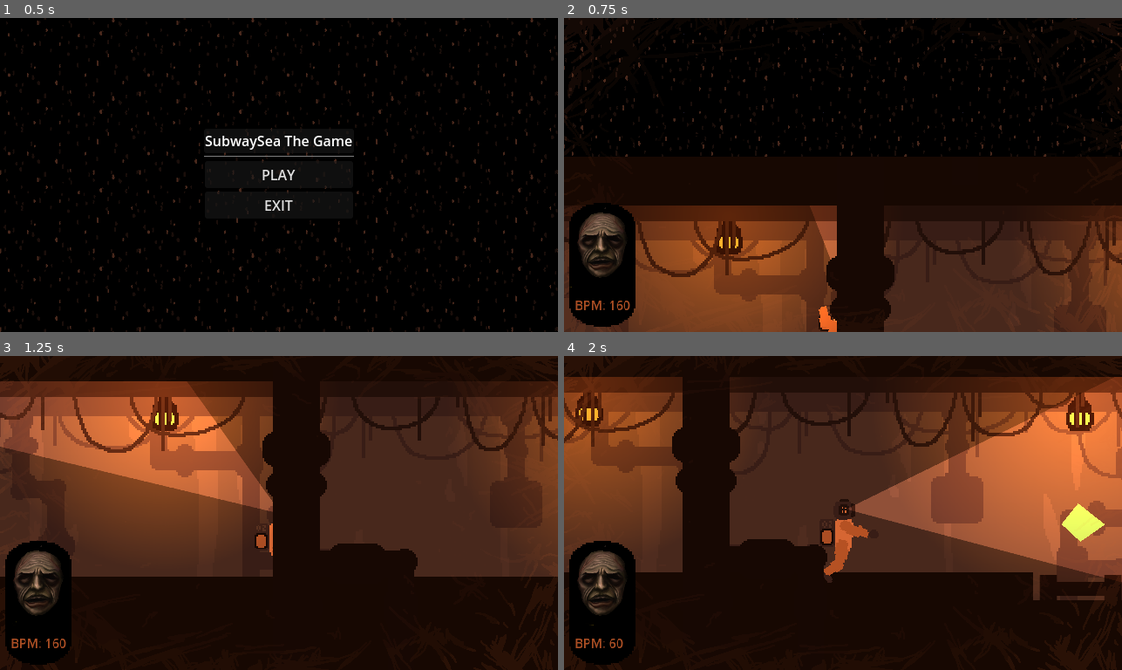
Above: before the commit, frames 1-4 (two rows, left to right).
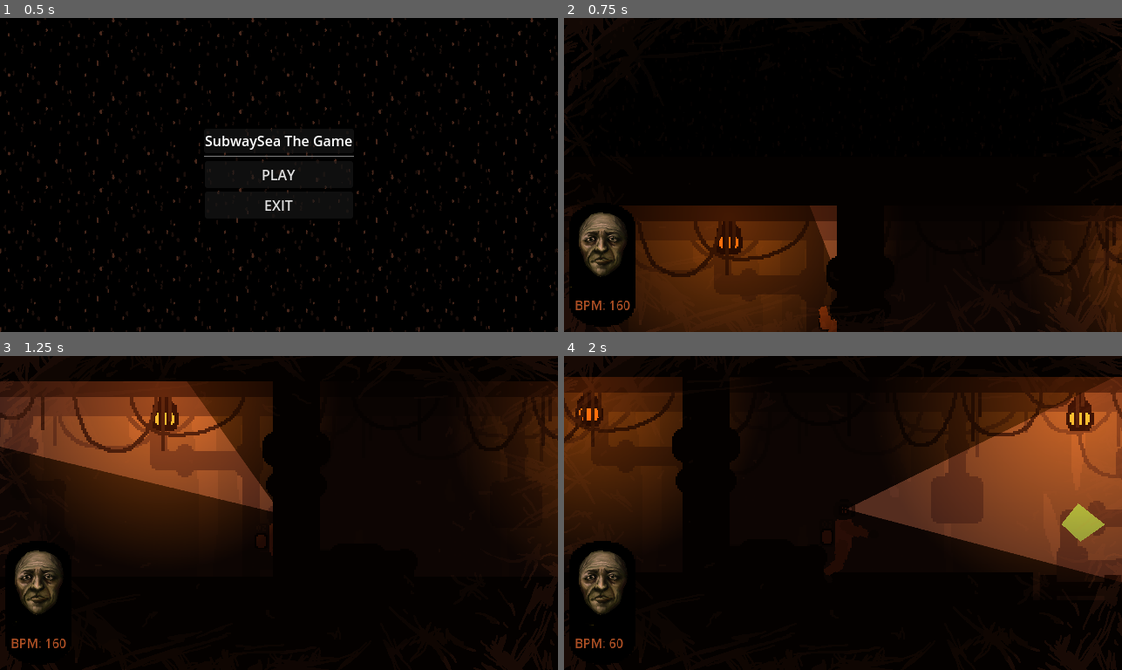
Above: after the commit, the same moments.

Repository: Parker-Vetter/SubwayUnderSea
Game: Godot game, scene res://Scenes/main_menu.tscn
Same seed, same stepped clock (60 frames per second), same inputs: the game is played once before the commit and once after it.
Inputs (mouse positions are in pixels of both pictures, inside the frame that each line leads up to):
- Up to frame 1 (0.5 s): no input
- Up to frame 2 (0.75 s): click "PLAY" at 0.5 s
- Up to frame 3 (1.25 s): no input
- Up to frame 4 (2 s): move the mouse to (965, 497) at 1.27 s; hold D (right) from 1.28 s (still down); tap Space (interact) at 1.35 s

Frame 1 is identical in both runs. In frame 2, 33% of the frame differs, in the area x 0-100%, y 0-100%; in frame 3, 54%; in frame 4, 54%, in the area x 0-100%, y 6-83%.

Commit message:
Implemented the sanity debuff area and tweaked some numbers around sanity

Diff:
--- a/subwaysea/Scenes/MainScene.tscn
+++ b/subwaysea/Scenes/MainScene.tscn
@@ -486,6 +486,7 @@
 
 [node name="Sanity Debuff Area" parent="SanitySystem" index="1"]
 visible = false
+monitoring = false
 
 [node name="CollisionPolygon2D" parent="SanitySystem/Sanity Debuff Area" index="0"]
 polygon = PackedVector2Array(-217, -125, 1336, -123, 1341, 228, 1805, 226, 1805, 484, 869, 492, 869, 598, 747, 599, 746.761, 487.658, -220, 491)
@@ -541,7 +542,6 @@
 position = Vector2(1928, 791)
 
 [node name="CanvasModulate" type="CanvasModulate" parent="."]
-visible = false
 color = Color(0.188235, 0.133333, 0.117647, 1)
 
 [connection signal="timeout" from="AttackTimer" to="." method="_on_attack_timer_timeout"]
--- a/subwaysea/Scenes/depth_gague.tscn
+++ b/subwaysea/Scenes/depth_gague.tscn
@@ -4,7 +4,7 @@
 
 [node name="depthGague" type="Node2D"]
 script = ExtResource("1_72gyq")
-depth = 300
+depth = 600
 
 [node name="Label" type="Label" parent="."]
 texture_filter = 1
--- a/subwaysea/Scripts/Sanity System/cat_photo.gd
+++ b/subwaysea/Scripts/Sanity System/cat_photo.gd
@@ -30,7 +30,7 @@
 		find_intersect()
 
 	sanity = clamp(intersect_area / total_area, 0, 1)
-	sanity_changed.emit(sanity)
+	sanity_changed.emit(sanity, delta)
 
 
 func find_intersect():
--- a/subwaysea/Scripts/Sanity System/sanity_system.gd
+++ b/subwaysea/Scripts/Sanity System/sanity_system.gd
@@ -2,39 +2,39 @@
 
 @onready var oxygen_system: Node2D = $"../OxygenSystem"
 @onready var face_display: Node2D = $"../FaceDisplay"
-@onready var light_system: Node2D = $"../LightParent"
 
 signal oxygen_multiplier_changed(new_multiplier)
 signal sanity_threshold_reached(threshold)
 
 var in_buff_area
 var in_debuff_area
-var sanity = 0.0
+var sanity = 70
 
 func _ready() -> void:
 	self.connect("sanity_threshold_reached", face_display._on_sanity_threshold_reached)
 
 func _process(delta: float) -> void:
-	passive_sanity_loss()
+	passive_sanity_loss(delta)
 
 	if in_buff_area:
-		add_sanity()
+		add_sanity(delta)
 	if in_debuff_area:
-		remove_sanity()
+		remove_sanity(delta)
 
 	sanity = clamp(sanity, 0, 70)
 	calculate_multiplier()
 	determine_sanity_threshold()
+	print(sanity)
 
+#tweak all of these values for to balance sanity
+func add_sanity(delta):
+	sanity += 2 * delta
 
-func add_sanity():
-	sanity += 0.1
+func remove_sanity(delta):
+	sanity -= 5 * delta
 
-func remove_sanity():
-	sanity -= 0.1
-
-func passive_sanity_loss():
-	sanity -= 0.1
+func passive_sanity_loss(delta):
+	sanity -= 0.6 * delta
 
 func calculate_multiplier():
 		var multiplier = 1 - sanity/70
@@ -42,11 +42,12 @@
 		oxygen_multiplier_changed.emit(multiplier)
 
 func determine_sanity_threshold():
-	var sanity_threshold
-	if sanity < 45:
-		sanity_threshold = "low"
-	else:
-		sanity_threshold = "high"
+	#none of this is needed for some reason, Why?
+	#var sanity_threshold
+	#if sanity < 45:
+		#sanity_threshold = "low"
+	#else:
+		#sanity_threshold = "high"
 	sanity_threshold_reached.emit(sanity)
 
 func _on_sanity_debuff_area_body_entered(body: Node2D) -> void:
@@ -69,5 +70,11 @@
 		in_buff_area = false
 
 
-func _on_cat_photo_sanity_changed(new_sanity: Variant) -> void:
-	sanity += 0.1 * new_sanity
+func _on_cat_photo_sanity_changed(new_sanity: Variant, delta) -> void:
+	sanity += 0.3 * new_sanity * delta
+
+func disable_debuff_area():
+	find_child("Sanity Debuff Area").monitoring = false
+
+func enable_debuff_area():
+	find_child("Sanity Debuff Area").monitoring = true
--- a/subwaysea/Scripts/lights.gd
+++ b/subwaysea/Scripts/lights.gd
@@ -1,6 +1,7 @@
 extends Node2D
 
 @onready var mainscene: Node2D = $".."
+@onready var sanity = $"../SanitySystem"
 @onready var onLight = load("res://assets/light_on.png")
 @onready var offLight = load("res://assets/light_off.png")
 
@@ -18,6 +19,7 @@
 		await awaitTimer() #wait for the timer to finish
 	for child in get_children():
 		child.energy = 6 #sets the light back to normal brightness
+	sanity.disable_debuff_area() #disable the sanity debuff area
 
 func flickerOff():
 	var randint = randi_range(25,35) #gets a random integer between two numbers
@@ -25,6 +27,7 @@
 		await awaitTimer() #wait for the timer to finish
 	for child in get_children():
 		child.energy = 0 #turns the lights off
+	sanity.enable_debuff_area() #reenable the sanity debuff area
 
 func awaitTimer():
 	if get_tree().current_scene == mainscene:
